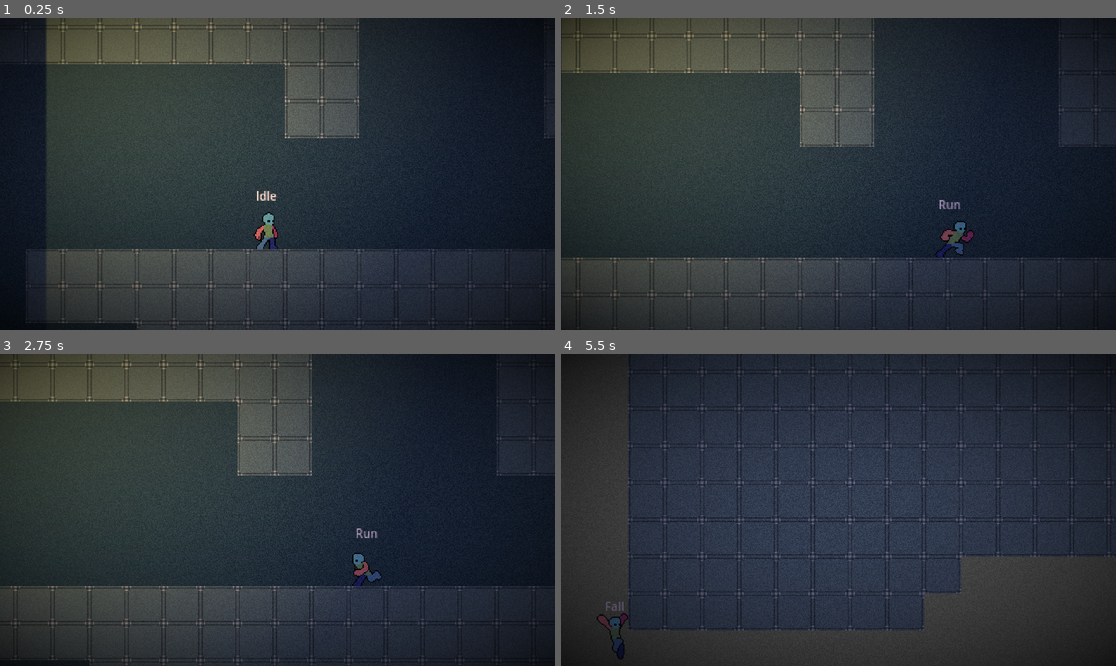
Above: before the commit, frames 1-4 (two rows, left to right).
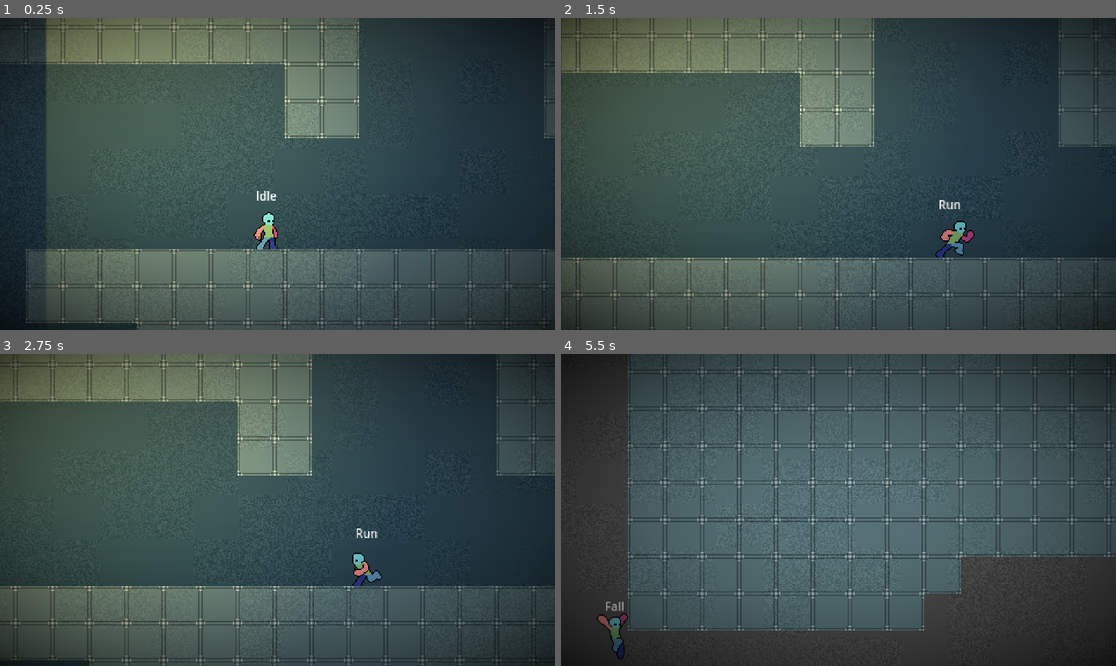
Above: after the commit, the same moments.

Repository: TianJunShi1/harry-forge
Game: Godot game, scene res://main.tscn
Same seed, same stepped clock (60 frames per second), same inputs: the game is played once before the commit and once after it.
Inputs (mouse positions are in pixels of both pictures, inside the frame that each line leads up to):
- Up to frame 1 (0.25 s): no input
- Up to frame 2 (1.5 s): move the mouse to (960, 158) at 0.52 s; hold D (right) from 0.53 s (still down); tap Shift (run) at 0.6, 1.35 s; tap Space (jump) at 0.77 s; move the mouse to (727, 189) at 1.27 s
- Up to frame 3 (2.75 s): tap Space (jump) at 1.52 s; move the mouse to (333, 441) at 2.02 s; release D (right) at 2.03 s; hold A (left) from 2.03 s (still down); tap Shift (run) at 2.1 s
- Up to frame 4 (5.5 s): move the mouse to (810, 572) at 2.77 s; release A (left) at 2.78 s; hold D (right) 2.78-4.28 s; tap Shift (run) every 0.75 s from 2.85 to 5.1 s; tap Space (jump) at 3.02, 3.77, 4.52 s; move the mouse to (1005, 556) at 3.52 s; move the mouse to (672, 463) at 4.27 s; hold A (left) 4.28-5.03 s; move the mouse to (866, 510) at 5.02 s; hold D (right) from 5.03 s (still down)

The runs differ from the first frame. In frame 1, 60% of the frame differs, in the area x 0-100%, y 0-100%; in frame 2, 62%; in frame 3, 62%; in frame 4, 66%, in the area x 6-100%, y 0-96%.

Commit message:
切换 Forward+ 渲染器，WorldEnvironment 接管亮度/对比度，优化 grain shader
渲染器：
- project.godot 切换至 forward_plus（Mobile 保持 mobile），为后续 Glow 做基础

亮度系统：
- pixel_renderer.tscn 添加 WorldEnvironment（background_mode=Canvas，
  adjustment_brightness=1.2，contrast=1.05），由 Environment 统一管理亮度
- CanvasModulate 改为中性白 Color(1,1,1,1)，只在代码调用 set_atmosphere_color 时负责色调
- pixel_renderer.gd 新增 _world_env 引用、set_brightness() + set_contrast() 可 tween API

grain shader 优化（非均匀 / 非全屏覆盖）：
- 添加低频宏区块遮罩（12×7 块）缓慢漂移，grain_coverage 控制覆盖比例（默认 0.55）
- 高频颗粒 UV 对齐到游戏分辨率 480×270，X/Y 速度不同打破对称，更有机感

https://claude.ai/code/session_01Nep7k7bm9abyPcpCngC5Ws

Diff:
--- a/general/camera/pixel_renderer.tscn
+++ b/general/camera/pixel_renderer.tscn
@@ -1,13 +1,15 @@
-[gd_scene load_steps=4 format=3 uid="uid://bpx5r3ndm7q4e"]
+[gd_scene load_steps=5 format=3 uid="uid://bpx5r3ndm7q4e"]
 
 [ext_resource type="Script" path="res://general/scripts/pixel_renderer.gd" id="1_renderer"]
 
 [sub_resource type="Shader" id="Shader_fx"]
 code = "shader_type canvas_item;
 
-uniform float grain_amount : hint_range(0.0, 0.2) = 0.06;
-uniform float grain_speed  : hint_range(0.0, 10.0) = 2.0;
-uniform float vignette_strength : hint_range(0.0, 6.0) = 3.0;
+uniform float grain_amount    : hint_range(0.0, 0.2) = 0.06;
+uniform float grain_speed     : hint_range(0.0, 10.0) = 2.0;
+uniform float vignette_strength : hint_range(0.0, 6.0) = 1.5;
+// 宏区块覆盖比例：0=全屏干净，1=全屏噪点；0.55 约一半区域有颗粒感
+uniform float grain_coverage  : hint_range(0.0, 1.0) = 0.55;
 
 float rand(vec2 uv) {
 	return fract(sin(dot(uv, vec2(12.9898, 78.233))) * 43758.5453);
@@ -16,9 +18,15 @@
 void fragment() {
 	vec4 col = texture(TEXTURE, UV);
 
-	// 胶片颗粒：TIME 偏移让每帧噪声不同，floor 保持像素对齐
-	vec2 g_uv = floor(UV * vec2(1280.0, 720.0) + TIME * grain_speed * 17.0);
-	float grain = (rand(g_uv) * 2.0 - 1.0) * grain_amount;
+	// 低频出现遮罩：把屏幕划成 12x7 宏区块，每块缓慢漂移
+	vec2 macro_uv = floor(UV * vec2(12.0, 7.0) + TIME * grain_speed * 0.15);
+	float presence = rand(macro_uv + vec2(53.1, 91.7));
+	// smoothstep 让区块边界柔和；presence < grain_coverage 的区块有噪点
+	float weight = smoothstep(grain_coverage - 0.15, grain_coverage + 0.15, 1.0 - presence);
+
+	// 高频胶片颗粒：像素对齐到游戏分辨率 480x270，X/Y 不同速度打破对称
+	vec2 g_uv = floor(UV * vec2(480.0, 270.0) + TIME * grain_speed * vec2(17.0, 13.0));
+	float grain = (rand(g_uv) * 2.0 - 1.0) * grain_amount * weight;
 	col.rgb += grain;
 
 	// 暗角：二次方衰减，中心不变，边角渐暗
@@ -35,6 +43,14 @@
 shader_parameter/grain_amount = 0.06
 shader_parameter/grain_speed = 2.0
 shader_parameter/vignette_strength = 1.5
+shader_parameter/grain_coverage = 0.55
+
+[sub_resource type="Environment" id="Environment_atm"]
+background_mode = 5
+adjustment_enabled = true
+adjustment_brightness = 1.2
+adjustment_contrast = 1.05
+adjustment_saturation = 1.0
 
 [node name="PixelRenderer" type="Node2D"]
 script = ExtResource("1_renderer")
@@ -50,7 +66,10 @@
 [node name="GlobalEffects" type="Node2D" parent="SubViewport"]
 
 [node name="CanvasModulate" type="CanvasModulate" parent="SubViewport/GlobalEffects"]
-color = Color(0.6, 0.55, 0.7, 1)
+color = Color(1, 1, 1, 1)
+
+[node name="WorldEnvironment" type="WorldEnvironment" parent="SubViewport/GlobalEffects"]
+environment = SubResource("Environment_atm")
 
 [node name="DisplaySprite" type="Sprite2D" parent="."]
 material = SubResource("ShaderMaterial_fx")
--- a/general/scripts/pixel_renderer.gd
+++ b/general/scripts/pixel_renderer.gd
@@ -21,6 +21,7 @@
 @onready var _sub_viewport: SubViewport = $SubViewport
 @onready var _display: Sprite2D = $DisplaySprite
 @onready var _canvas_modulate: CanvasModulate = $SubViewport/GlobalEffects/CanvasModulate
+@onready var _world_env: WorldEnvironment = $SubViewport/GlobalEffects/WorldEnvironment
 
 var _camera: GameCamera2D
 # child_entered_tree 监听是否已挂上；signal 驱动取代每帧轮询
@@ -209,3 +210,23 @@
 		func(v: float) -> void: mat.set_shader_parameter("vignette_strength", v),
 		from, strength, duration
 	)
+
+
+## 设置全局亮度（1.0=默认，>1 更亮，<1 更暗）。duration > 0 时平滑过渡。
+func set_brightness(value: float, duration: float = 0.0) -> void:
+	var env := _world_env.environment
+	if duration <= 0.0:
+		env.adjustment_brightness = value
+		return
+	var tw := create_tween()
+	tw.tween_property(env, "adjustment_brightness", value, duration)
+
+
+## 设置全局对比度（1.0=默认，>1 更强烈）。duration > 0 时平滑过渡。
+func set_contrast(value: float, duration: float = 0.0) -> void:
+	var env := _world_env.environment
+	if duration <= 0.0:
+		env.adjustment_contrast = value
+		return
+	var tw := create_tween()
+	tw.tween_property(env, "adjustment_contrast", value, duration)
--- a/project.godot
+++ b/project.godot
@@ -96,6 +96,8 @@
 
 [rendering]
 
+renderer/rendering_method="forward_plus"
+renderer/rendering_method.mobile="mobile"
 textures/canvas_textures/default_texture_filter=0
 rendering_device/driver.windows="d3d12"
 2d/snap/snap_2d_transforms_to_pixel=true
